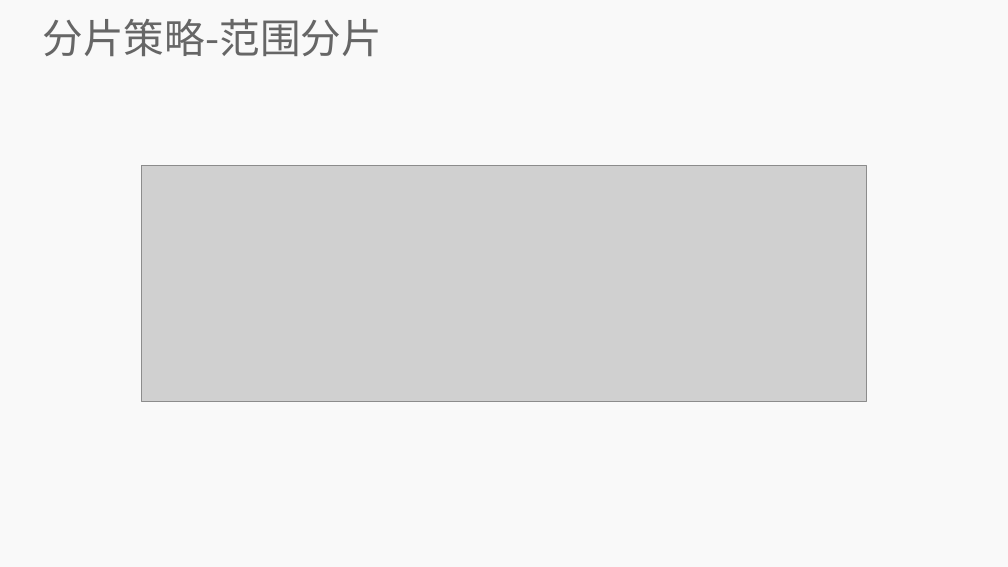
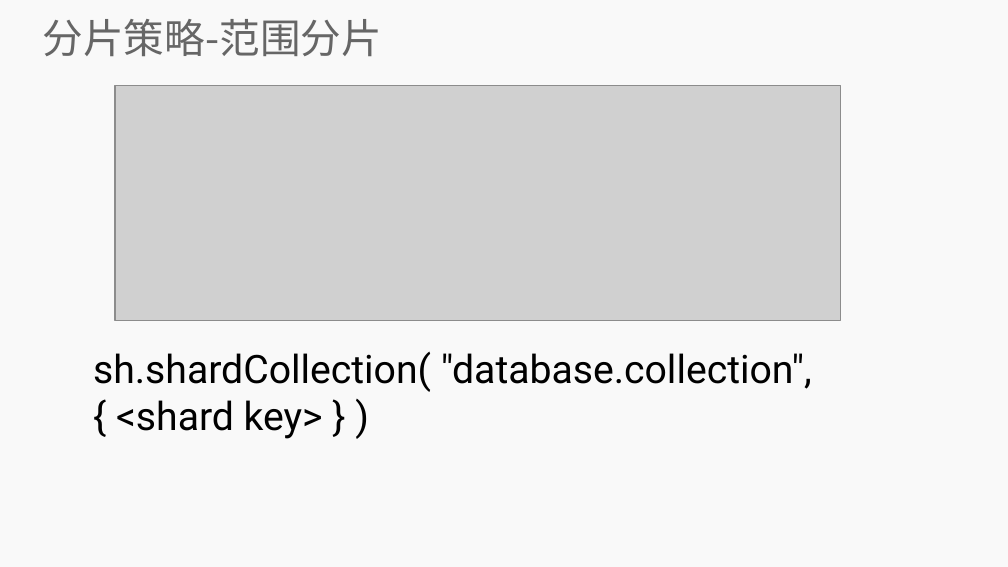
Before and after one commit to lihuanzhen2016/no-sql, a slide deck: slide 13 of PPT/13 MongoDB 分片.pptx. Drawn at 1008x567 pixels with LibreOffice and Linux fonts; fonts in the diff are those of the drawing; grey boxes stand for pictures; background and template pictures are left out. Boxes give left, top, right and bottom in pixels: in the first picture for what was removed or moved away, otherwise in the second. Text is boxed around its words. In the diff, an @@ line names an element or a change of style, - is before the commit and + after.

```diff
--- a/PPT/13 MongoDB 分片.pptx
+++ b/PPT/13 MongoDB 分片.pptx
@@ picture: place and size @@
-picture at <box>141,166,867,401</box>
+picture at <box>115,85,841,320</box>
@@ text added at <box>93,351,812,439</box>, 28 pt, text #000000 @@
+sh.shardCollection( "database.collection", { <shard key> } )
```
Also in this commit, not shown: 4 other slides changed, 2 other files.
